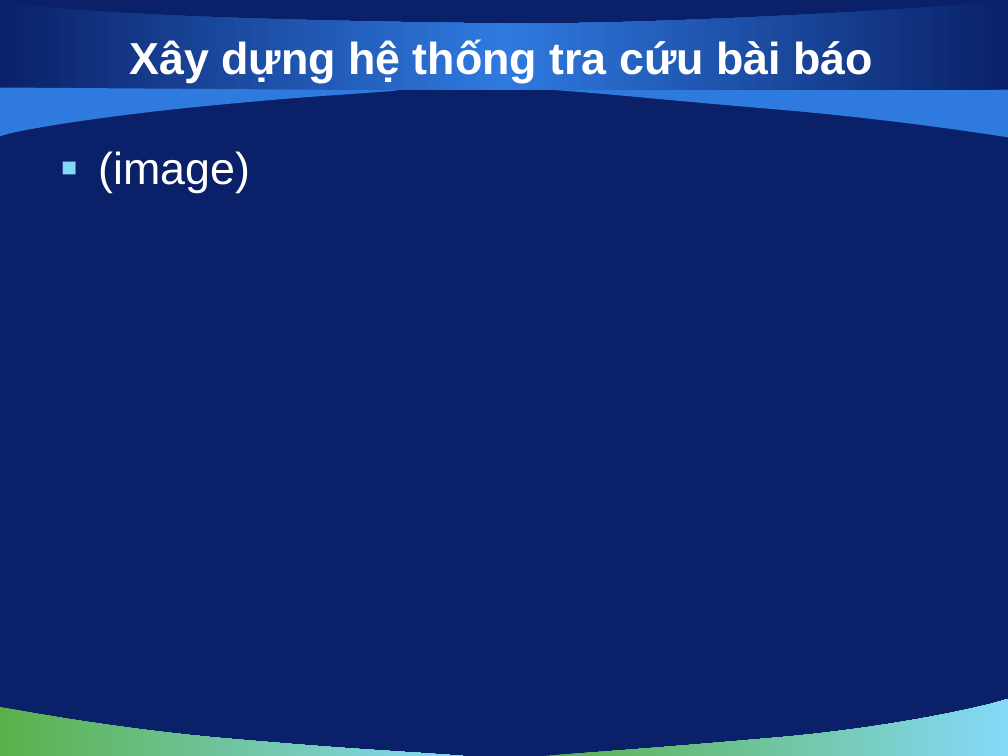
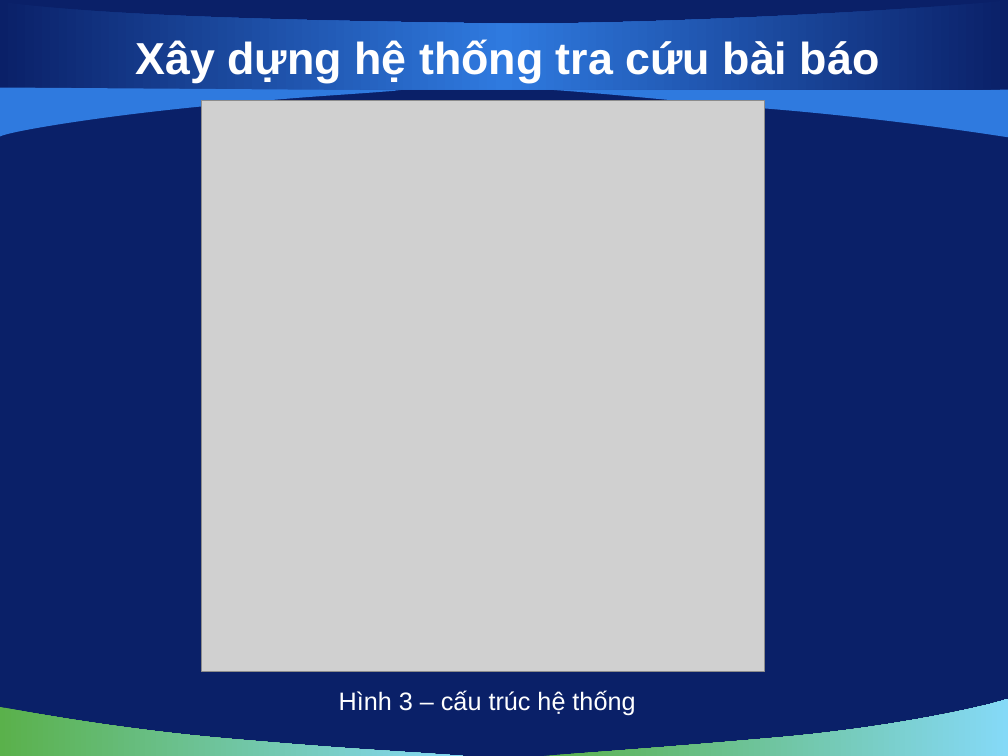
Before and after one commit to hungntit/filnalproject, a slide deck: slide 9 of De Cuong/bao cao 03-12-2010.pptx (slide 10 before the commit). Drawn at 1008x756 pixels with LibreOffice and Linux fonts; fonts in the diff are those of the drawing; grey boxes stand for pictures; background and template pictures are left out. Boxes give left, top, right and bottom in pixels: in the first picture for what was removed or moved away, otherwise in the second. Text is boxed around its words. In the diff, an @@ line names an element or a change of style, - is before the commit and + after.

```diff
--- a/De Cuong/bao cao 03-12-2010.pptx
+++ b/De Cuong/bao cao 03-12-2010.pptx
@@ title "Xây dựng hệ thống tra ...": place and size @@
-title "Xây dựng hệ thống tra ..." at box(129, 39, 874, 83)
+title "Xây dựng hệ thống tra ..." at box(136, 39, 880, 83)
@@ picture added at box(202, 101, 764, 672) @@
@@ text removed at box(98, 151, 250, 193) @@
-▪ (image)
@@ text added at box(339, 690, 635, 716), 18 pt, text #FFFFFF @@
+Hình 3 – cấu trúc hệ thống
```
Also in this commit, not shown: 5 other slides changed, 5 slides added, 2 slides removed.
